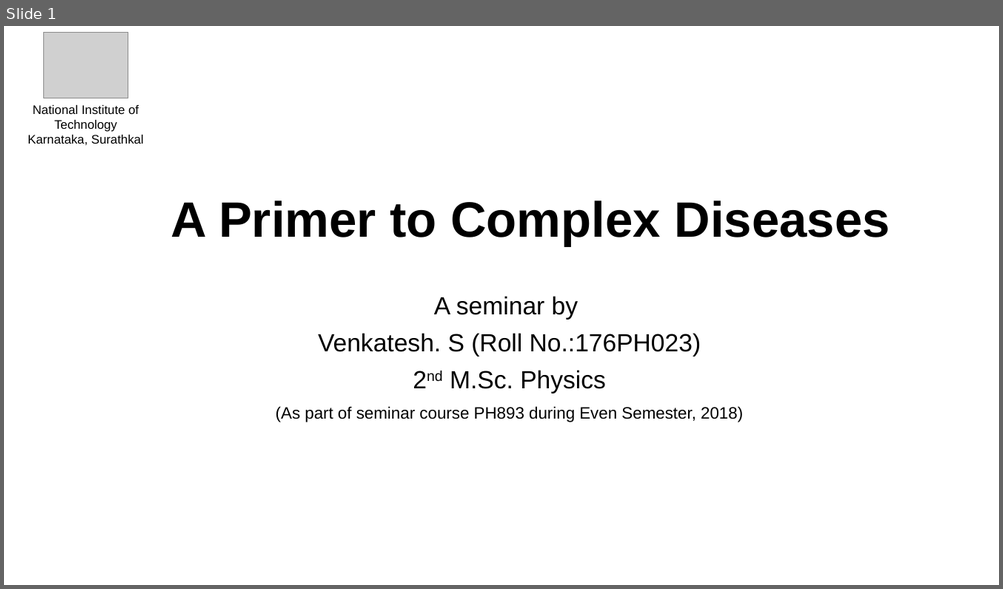
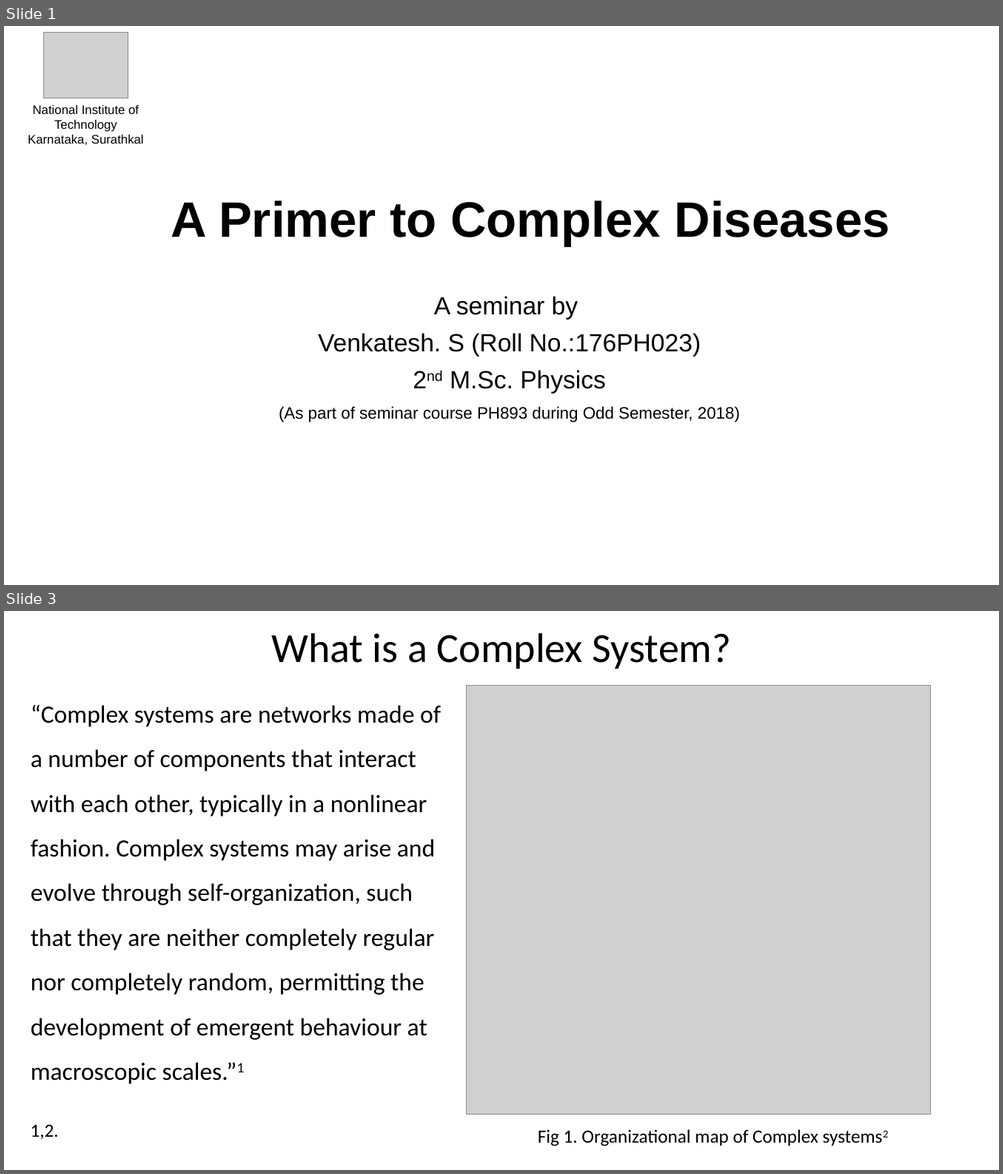
Before and after one commit to VenkiPhy6/seminar-thirdsem, a slide deck: A Primer to Complex Diseases.pptx. Shown one above the other, each under a label of ours: slide 1 before the commit, slides 1 and 3 after it; the slides between them are not shown. The pictures are 1003x589 and 1003x1174 pixels, drawn with LibreOffice and Linux fonts; fonts in the diff are those of the drawing; grey boxes stand for pictures. Boxes give left, top, right and bottom in pixels: in the first picture for what was removed or moved away, otherwise in the second. Text is boxed around its words. In the diff, an @@ line names an element or a change of style, - is before the commit and + after.

```diff
--- a/A Primer to Complex Diseases.pptx
+++ b/A Primer to Complex Diseases.pptx
@@ slide 3 added at [4,611,999,1170], background #FFFFFF @@
@@ title added at [271,633,731,669], 40 pt, text #000000 @@
+What is a Complex System?
@@ picture added at [466,686,930,1116] @@
@@ text added at [31,705,441,1085], 24 pt, text #000000 @@
+“Complex systems are networks made of a number of components that interact with each other, typically in a nonlinear fashion. Complex systems may arise and evolve through self-organization, such that they are neither completely regular nor completely random, permitting the development of emergent behaviour at macroscopic scales.”1
@@ text added at [31,1125,59,1139], 18 pt, text #000000 @@
+1,2.
@@ text added at [538,1130,818,1147], 18 pt, text #000000 @@
+Fig 1. Organizational map of Complex systems2
@@ slide 1 changed as well @@
@@ subtitle at [279,406,740,423]: text changed @@
-(As part of seminar course PH893 during Even Semester, 2018)
+(As part of seminar course PH893 during Odd Semester, 2018)
```
Also in this commit, not shown: 3 other slides added, 1 other file.
